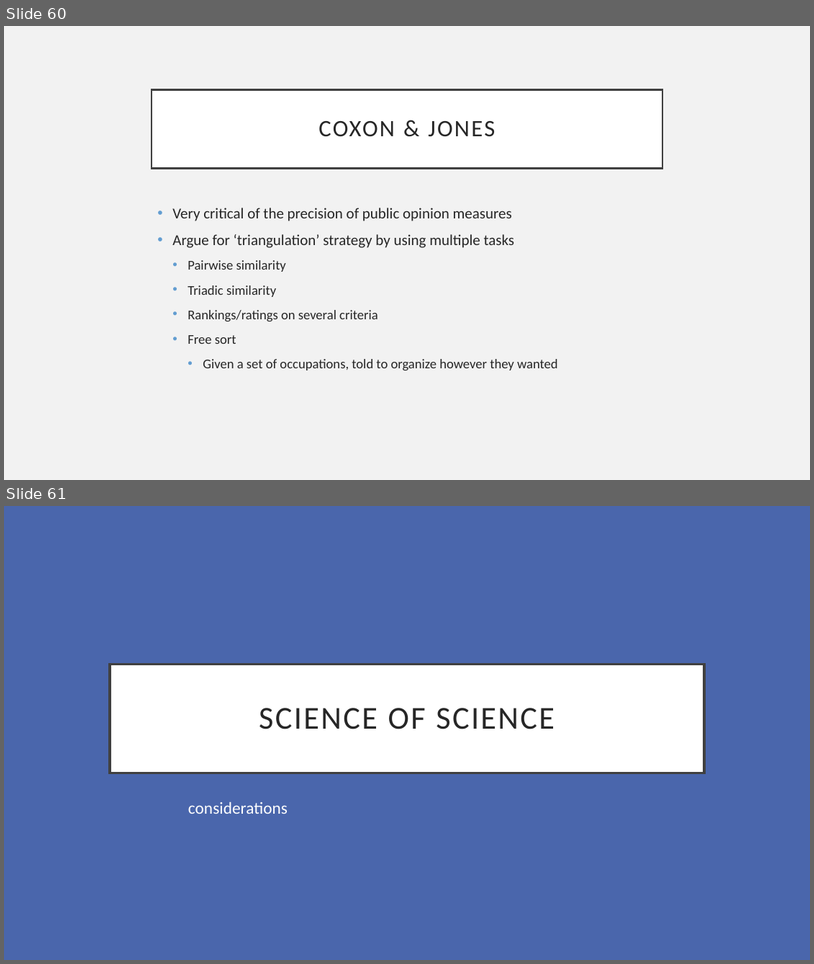
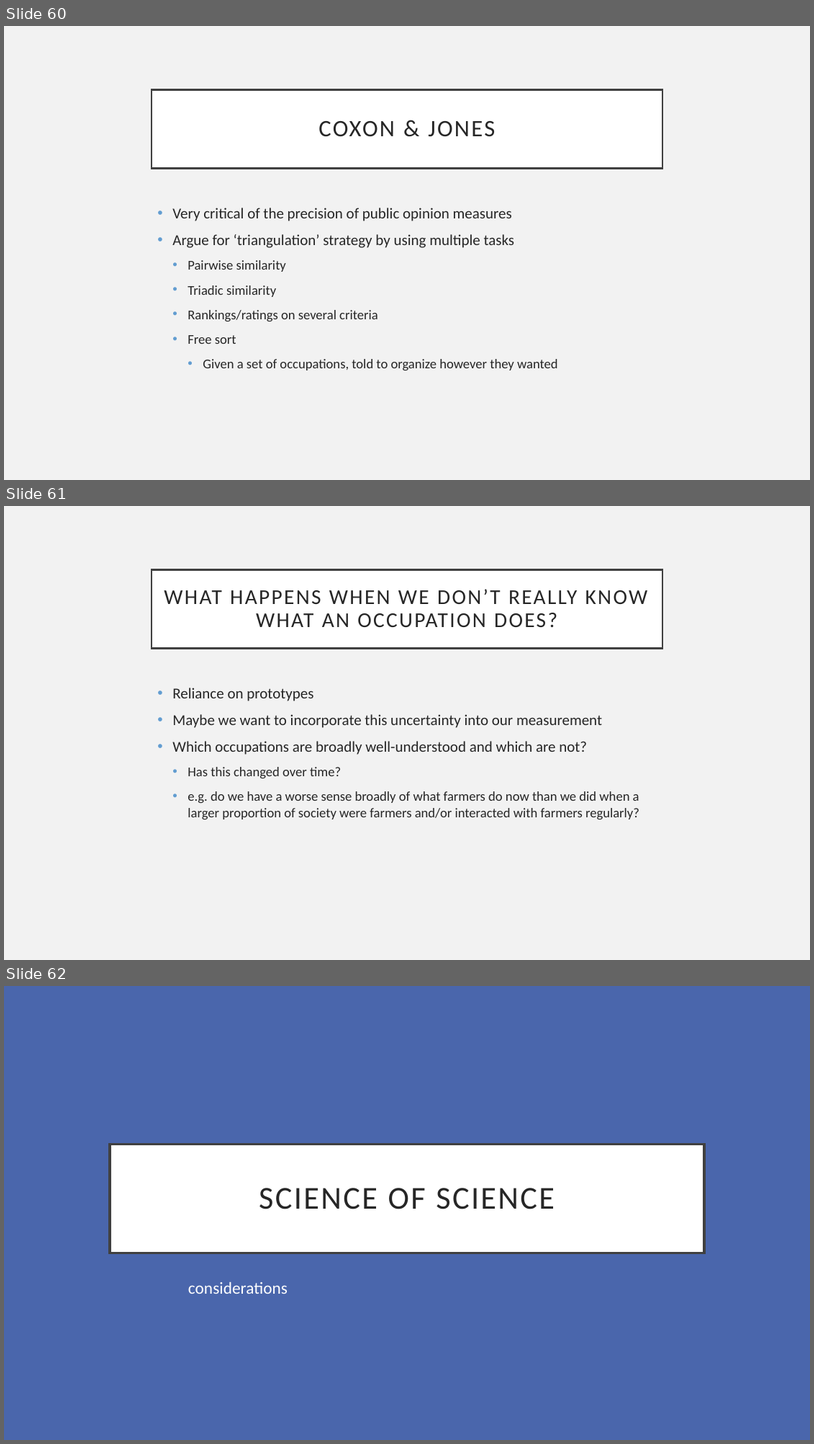
Before and after one commit to ekmaloney/soc490s, a slide deck: slides/jan_24.pptx. Shown one above the other, each under a label of ours: slides 60 and 61 before the commit, slides 60, 61 and 62 after it. The pictures are 814x964 and 814x1444 pixels, drawn with LibreOffice and Linux fonts; fonts in the diff are those of the drawing. Boxes give left, top, right and bottom in pixels: in the first picture for what was removed or moved away, otherwise in the second. Text is boxed around its words. In the diff, an @@ line names an element or a change of style, - is before the commit and + after.

```diff
--- a/slides/jan_24.pptx
+++ b/slides/jan_24.pptx
@@ slide 61 added at (4,506,810,960), background #F2F2F2 @@
@@ title added at (152,569,663,648), fill #FFFFFF, outline #404040 2.5 pt, 25.2 pt, text #262626 @@
+WHAT HAPPENS WHEN WE DON’T REALLY KNOW WHAT AN OCCUPATION DOES?
@@ text added at (172,687,640,819), 16 pt, text #262626 @@
+• Reliance on prototypes
+• Maybe we want to incorporate this uncertainty into our measurement
+• Which occupations are broadly well-understood and which are not?
+  • Has this changed over time?
+  • e.g. do we have a worse sense broadly of what farmers do now than we did when a larger proportion of society were farmers and/or interacted with farmers regularly?
@@ what was slide 61 is now slide 62 @@
```
Also in this commit, not shown: 2 other slides added, 4 other files.
